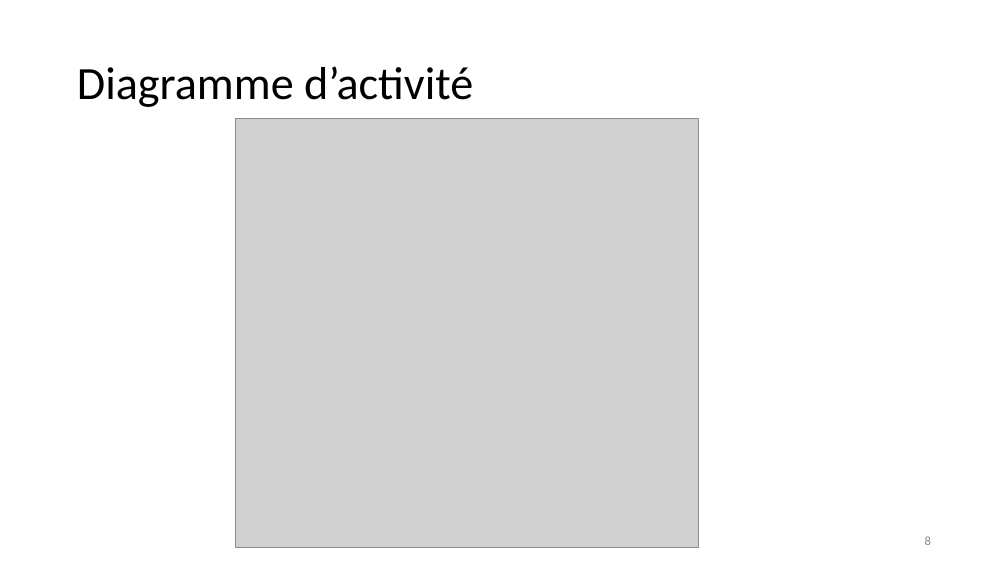
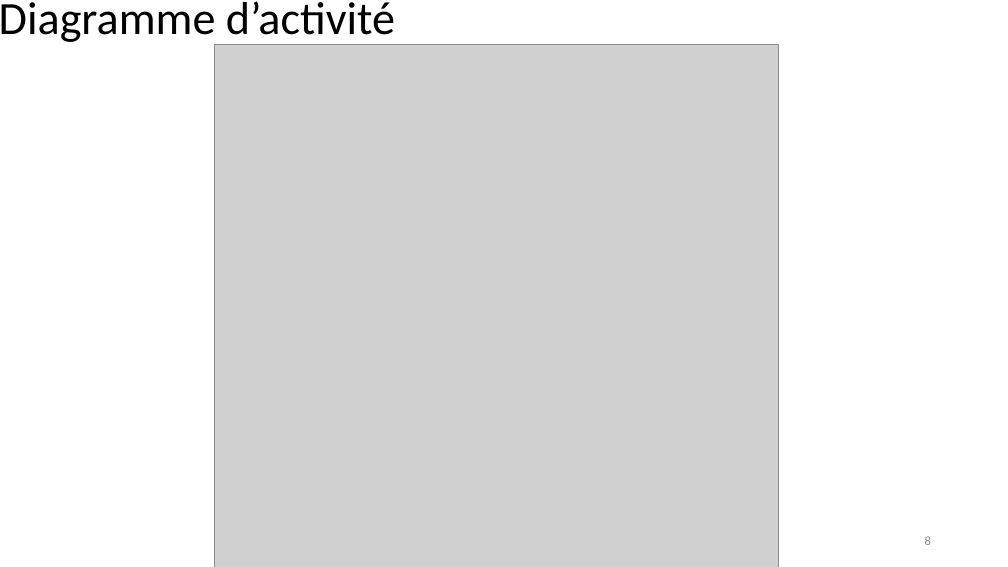
Before and after one commit to Damien-Collot/Repart, a slide deck: slide 8 of Présentation Repart.pptx. Drawn at 1008x567 pixels with LibreOffice and Linux fonts; fonts in the diff are those of the drawing; grey boxes stand for pictures. Boxes give left, top, right and bottom in pixels: in the first picture for what was removed or moved away, otherwise in the second. Text is boxed around its words. In the diff, an @@ line names an element or a change of style, - is before the commit and + after.

```diff
--- a/Présentation Repart.pptx
+++ b/Présentation Repart.pptx
@@ title "Diagramme d’activité" rewrapped from (77, 66, 473, 107) to (0, 1, 395, 46) @@
@@ picture: place and size @@
-picture at (236, 119, 699, 547)
+picture at (215, 44, 779, 566)
```
Also in this commit, not shown: 8 other slides changed, 2 slides added, 5 other files.
